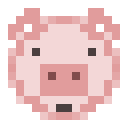
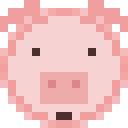
Layer changes from the first 128px x 128px image to the second:
renamed "drawing #2" to "drawing2", painted on it over (0, 0, 128, 120)
painted on "drawing" over (0, 8, 128, 128)
removed layer "white" over (0, 0, 128, 128)
renamed "transparent" to "white", painted on it over (0, 0, 128, 128)
